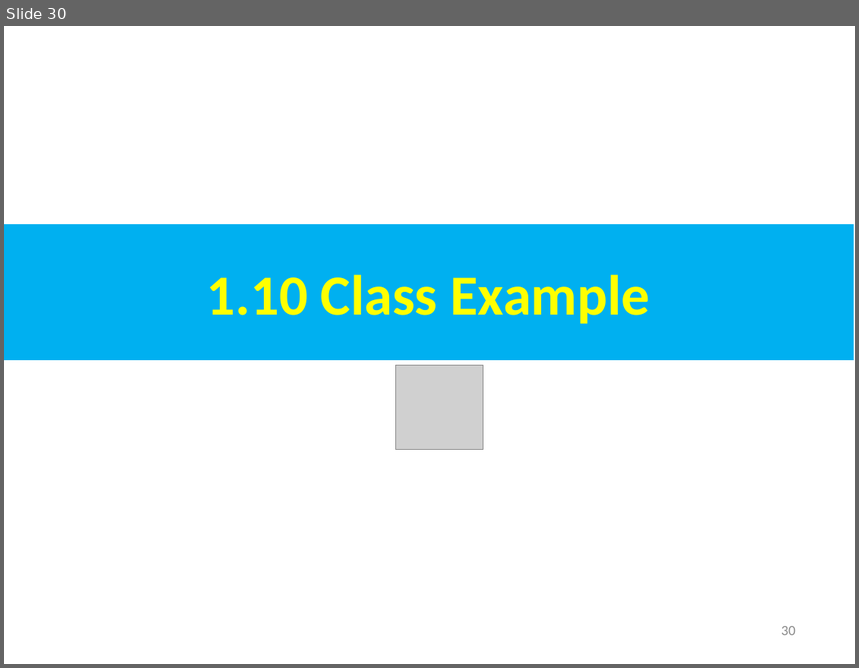
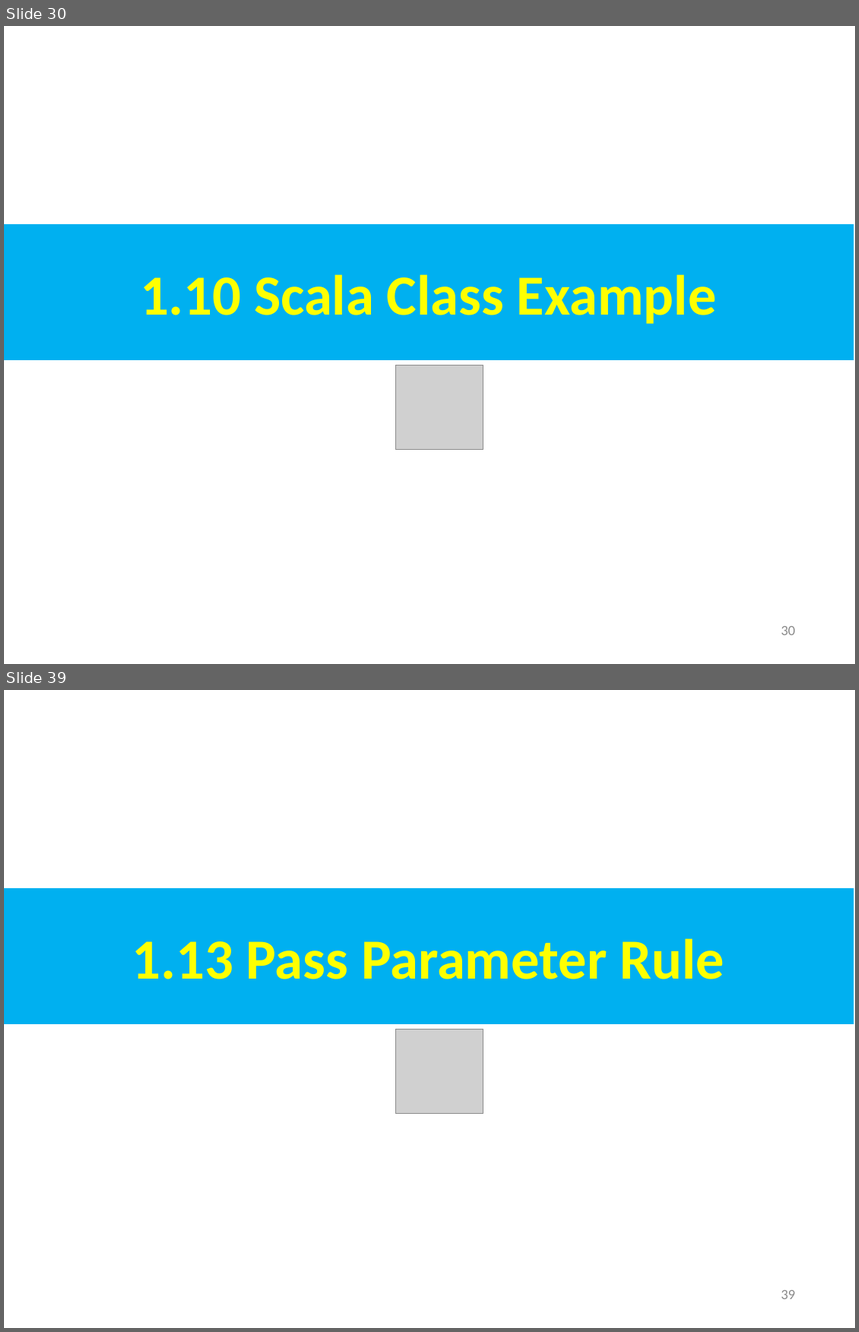
Before and after one commit to peterhchen/AIU_CS800_Chisel, a slide deck: 300_UCB_BC/001_Scala/000_Video/001_Scala.ppt. Shown one above the other, each under a label of ours: slide 30 before the commit, slides 30 and 39 after it; the slides between them are not shown. The pictures are 859x668 and 859x1332 pixels, drawn with LibreOffice and Linux fonts; fonts in the diff are those of the drawing; grey boxes stand for pictures. Boxes give left, top, right and bottom in pixels: in the first picture for what was removed or moved away, otherwise in the second. Text is boxed around its words. In the diff, an @@ line names an element or a change of style, - is before the commit and + after.

```diff
--- a/300_UCB_BC/001_Scala/000_Video/001_Scala.ppt
+++ b/300_UCB_BC/001_Scala/000_Video/001_Scala.ppt
@@ slide 39 added at (4, 690, 855, 1328), background #FFFFFF @@
@@ rectangle added at (4, 888, 854, 1024), fill #00B0F0, 48 pt, text #FFFF00, bold @@
+1.13 Pass Parameter Rule
@@ picture added at (396, 1030, 484, 1114) @@
@@ page number added at (781, 1290, 796, 1300), 12 pt, text #8B8B8B @@
+39
@@ slide 30 changed as well @@
@@ text in rectangle at (140, 275, 717, 324): text changed @@
-1.10 Class Example
+1.10 Scala Class Example
```
Also in this commit, not shown: 4 other slides changed, 8 other slides added.
